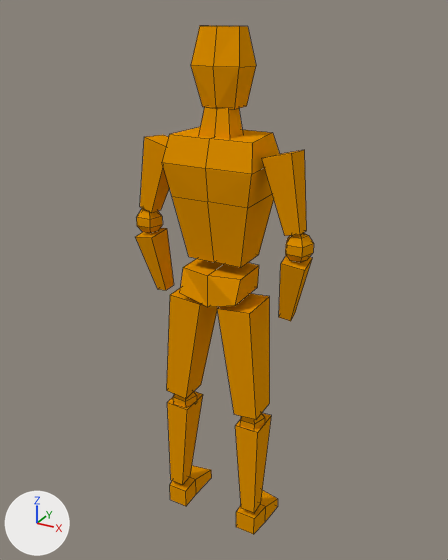
The Blender file My-Blender-3D-Models/lowpoly-person.blend as it was, and as the next commit left it.
Rendered twice from a 50 mm camera at (7.49, -12.82, 7.27) aimed at (-0.13, 1.05, 0.34). The axes (+X, +Y, +Z) are drawn at lower left. The lights are the same throughout. Mesh edges are drawn as thin lines.

Objects in the first picture: 'Arms', 'Foots', 'Hip', 'Upper Body'.
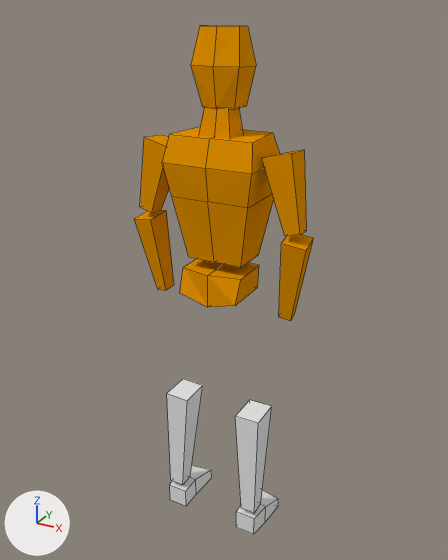
Edits to the bpy script that builds the scene:
```text
Change mat_person_material:
    add n3 = _N.new('ShaderNodeValue'); n3.name = 'Value'
    add n3.outputs[0].default_value = 0.8  # 'Value'
    remove n2 = _N.new('ShaderNodeCombineColor'); n2.name = 'Combine RGB'
    remove n3 = _N.new('ShaderNodeValue'); n3.name = 'Value'
    remove n3.outputs[0].default_value = 0.8  # 'Value'
    add n2 = _N.new('ShaderNodeCombineColor'); n2.name = 'Combine RGB'
Change me_cube_011:
    where me_cube_011.from_pydata(...)  # 38 vertices, 37 faces; spans x -0.85..3.15, y -1.17..1.74, z -3.69..1.4
    used by ob_arms; location = (-2.04, 0.6, 2.99); rotation_euler = (-0.0895, 0.245, -0.0461), in degrees (-5.1, 14, -2.6); scale = (0.332, 0.365, 0.837)
    verts and faces of me_cube_011; kept vertices keep their numbers, new ones are numbered from 38
    before: 31 (-0.22, -0.57, -1.96) at pixel (135, 236), 33 (-0.18, 1.24, -1.77), 35 (1.5, -0.75, -1.68) at pixel (151, 237), 37 (1.54, 1.05, -1.49) at pixel (167, 228)
    me_cube_011 part 1: the loose piece of 22 vertices spanning x -0.81..1.41, y -0.73..1.17, z -1.76..-0.86 is deleted
    me_cube_011 part 2
    add for i in [31, 35, 37]: verts[i] += (-0.38, -0.12, 0.6)
    add verts[33] = (-0.56, 1.11, -1.17)  # moved
Add me_cube_004:
    me_cube_004.from_pydata(...)  # 24 vertices, 16 faces; spans x -0.89..3.22, y -1.43..2.81, z -4.97..-1.7
Remove ob_foots:
    ob_foots = bpy.data.objects.new('Foots', me_cube_001)
    ob_foots.location = (-1.01, 0.53, -1.13)
    ob_foots.rotation_euler = (0.0, 0.131, 0.0)  # degrees (0, 7.5, 0)
    ob_foots.scale = (0.286, 0.367, 1.26)
    _m = ob_foots.modifiers.new('Mirror', 'MIRROR')
    _m.use_mirror_merge = False
    _m.mirror_object = ob_hip
Add ob_feets:
    ob_feets = bpy.data.objects.new('Feets', me_cube_004)
    ob_feets.location = (-1.01, 0.53, -1.13)
    ob_feets.rotation_euler = (0.0, 0.131, 0.0)  # degrees (0, 7.5, 0)
    ob_feets.scale = (0.286, 0.367, 1.26)
    _m = ob_feets.modifiers.new('Mirror', 'MIRROR')
    _m.use_mirror_merge = False
    _m.mirror_object = ob_hip
```

What differs and where, as boxes [x1, y1, x2, y2] in the pictures (448 x 560 px; the box of a moved part takes in the faces that stretch with it):
'Foots', deleted
    before: [167, 288, 278, 534]
'Arms', surface changed, reshaped (orange to brown)
    before: [135, 135, 314, 321]
    after: [134, 135, 314, 321]
'Feets', added
    after: [167, 379, 278, 534]
part 1 of me_cube_011, deleted (orange)
    before: [136, 208, 314, 262]
part 2 of me_cube_011, moved or reshaped
    before: [135, 228, 312, 321]
    after: [134, 210, 314, 321]
